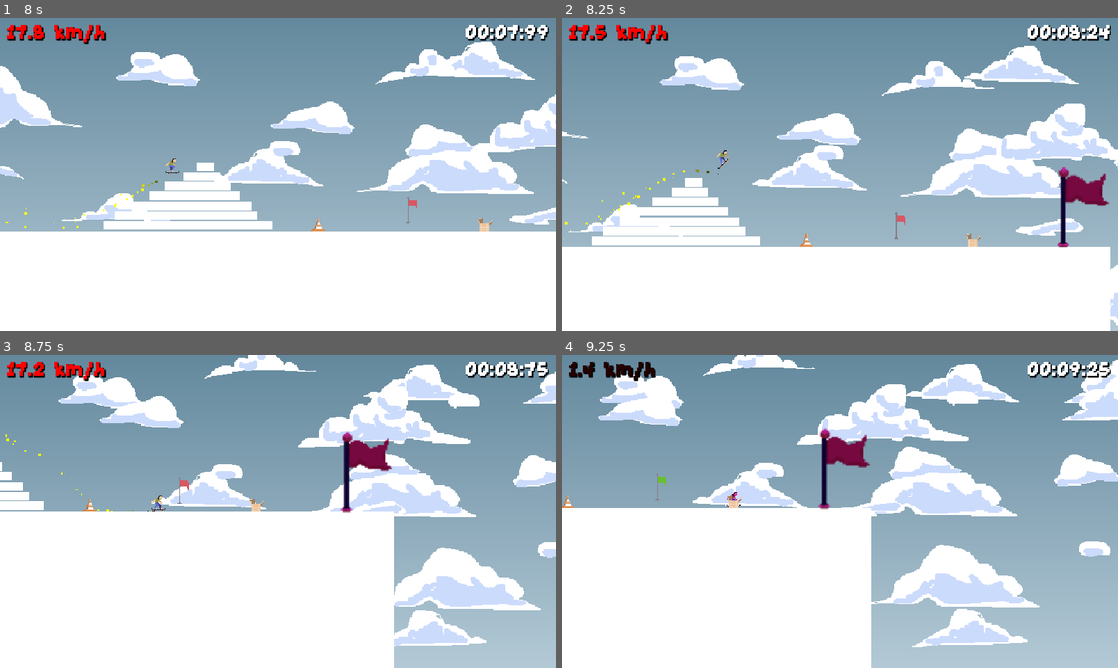
Above: before the commit, frames 1-4 (two rows, left to right).
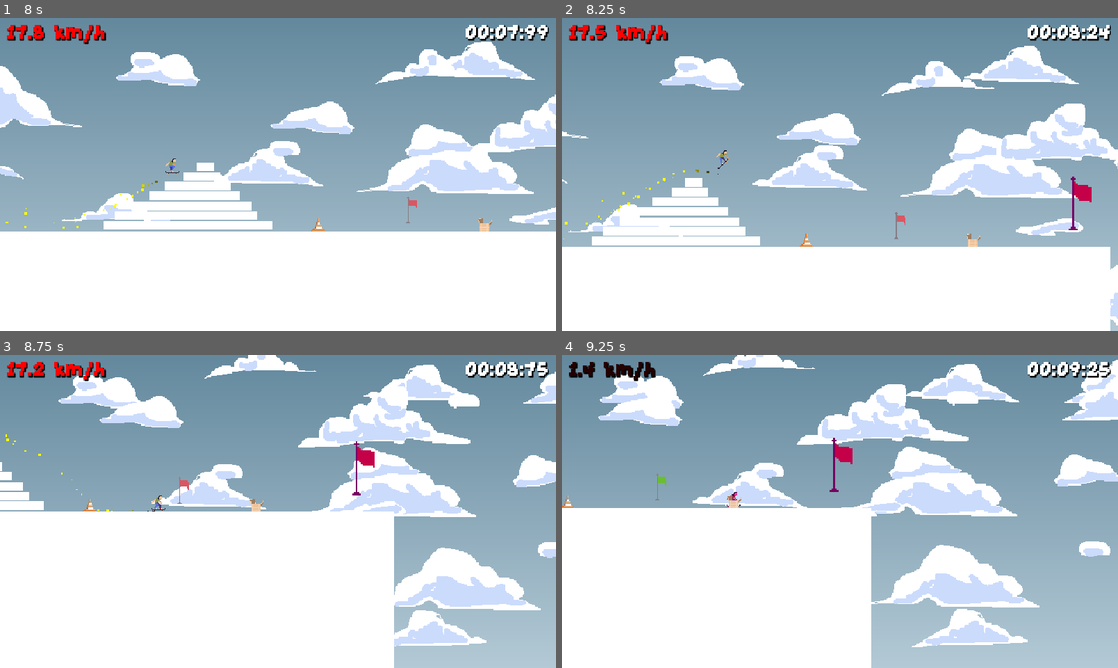
Above: after the commit, the same moments.

Repository: Minipeps/SpeedJam-8
Game: Godot game, scene res://2D/TestPlayerLevel.tscn
Two runs of this game, one before a commit and one after it. Both use one fixed random seed, a clock stepped at 60 frames per second and the inputs below. This scene is started directly instead of the project's main scene. Sound files missing from this copy of the repository are replaced by a short silence.
Inputs (mouse positions are in pixels of both pictures, inside the frame that each line leads up to):
- Up to frame 1 (8 s): tap Enter (ui_accept) at 0.5, 0.77, 1.52, 3.02, 3.77, 4.52, 6.02, 6.77, 7.52 s; move the mouse to (250, 237) at 0.52 s; hold Up (player_move_up) 0.53-2.03 s; tap C (display_end_screen_lose) every 1.5 s from 0.6 to 6.6 s; move the mouse to (444, 221) at 1.27 s; tap X (display_end_screen_win) every 1.5 s from 1.35 to 7.35 s; move the mouse to (111, 127) at 2.02 s; hold Left (player_move_left) 2.03-3.53 s; move the mouse to (305, 174) at 2.77 s; move the mouse to (194, 96) at 3.52 s; hold Down (player_move_down) 3.53-4.28 s; move the mouse to (400, 158) at 4.27 s; hold Right (player_move_right) 4.28-5.03 s; move the mouse to (166, 190) at 5.02 s; hold Up (player_move_up) 5.03-5.78 s; move the mouse to (333, 105) at 5.77 s; hold Right (player_move_right) from 5.78 s (still down); move the mouse to (250, 237) at 6.52 s; move the mouse to (444, 221) at 7.27 s
- Up to frame 2 (8.25 s): move the mouse to (673, 127) at 8.02 s; release Right (player_move_right) at 8.03 s; hold Down (player_move_down) from 8.03 s (still down); tap C (display_end_screen_lose) at 8.1 s
- Up to frame 3 (8.75 s): keep holding Down (player_move_down)
- Up to frame 4 (9.25 s): move the mouse to (867, 511) at 8.77 s; release Down (player_move_down) at 8.78 s; hold Left (player_move_left) from 8.78 s (still down); tap X (display_end_screen_win) at 8.85 s; tap Enter (ui_accept) at 9.02 s

Frame 1 is identical in both runs. In frame 2, 0.9% of the frame differs, in the area x 89-99%, y 47-74%; in frame 3, 0.9%; in frame 4, 0.9%, in the area x 46-56%, y 23-50%.

Commit message:
update end flag sprite

Diff:
--- a/Checkpoint/LevelEnd.tscn
+++ b/Checkpoint/LevelEnd.tscn
@@ -1,45 +1,38 @@
-[gd_scene load_steps=10 format=3 uid="uid://ckfyrvjhmjb7w"]
+[gd_scene load_steps=9 format=3 uid="uid://ckfyrvjhmjb7w"]
 
 [ext_resource type="Script" path="res://Checkpoint/LevelEnd.gd" id="1_mqrwa"]
-[ext_resource type="Texture2D" uid="uid://bti6yonfht3k0" path="res://Sprites/Checkpoint/Flag.png" id="2_c1ih2"]
+[ext_resource type="Texture2D" uid="uid://buyfpt4cw4kxl" path="res://Sprites/Checkpoint/redflag.png" id="2_rnx7d"]
 
-[sub_resource type="AtlasTexture" id="AtlasTexture_m0jww"]
-atlas = ExtResource("2_c1ih2")
-region = Rect2(0, 0, 60, 60)
+[sub_resource type="AtlasTexture" id="AtlasTexture_cfxte"]
+atlas = ExtResource("2_rnx7d")
+region = Rect2(0, 0, 16, 32)
 
-[sub_resource type="AtlasTexture" id="AtlasTexture_4tx6p"]
-atlas = ExtResource("2_c1ih2")
-region = Rect2(60, 0, 60, 60)
+[sub_resource type="AtlasTexture" id="AtlasTexture_pei5m"]
+atlas = ExtResource("2_rnx7d")
+region = Rect2(16, 0, 16, 32)
 
-[sub_resource type="AtlasTexture" id="AtlasTexture_boxw0"]
-atlas = ExtResource("2_c1ih2")
-region = Rect2(120, 0, 60, 60)
+[sub_resource type="AtlasTexture" id="AtlasTexture_paij6"]
+atlas = ExtResource("2_rnx7d")
+region = Rect2(32, 0, 16, 32)
 
-[sub_resource type="AtlasTexture" id="AtlasTexture_urtel"]
-atlas = ExtResource("2_c1ih2")
-region = Rect2(180, 0, 60, 60)
-
-[sub_resource type="AtlasTexture" id="AtlasTexture_gc7d2"]
-atlas = ExtResource("2_c1ih2")
-region = Rect2(240, 0, 60, 60)
+[sub_resource type="AtlasTexture" id="AtlasTexture_f3dom"]
+atlas = ExtResource("2_rnx7d")
+region = Rect2(48, 0, 16, 32)
 
 [sub_resource type="SpriteFrames" id="SpriteFrames_mlrg1"]
 animations = [{
 "frames": [{
 "duration": 1.0,
-"texture": SubResource("AtlasTexture_m0jww")
+"texture": SubResource("AtlasTexture_cfxte")
 }, {
 "duration": 1.0,
-"texture": SubResource("AtlasTexture_4tx6p")
+"texture": SubResource("AtlasTexture_pei5m")
 }, {
 "duration": 1.0,
-"texture": SubResource("AtlasTexture_boxw0")
+"texture": SubResource("AtlasTexture_paij6")
 }, {
 "duration": 1.0,
-"texture": SubResource("AtlasTexture_urtel")
-}, {
-"duration": 1.0,
-"texture": SubResource("AtlasTexture_gc7d2")
+"texture": SubResource("AtlasTexture_f3dom")
 }],
 "loop": true,
 "name": &"default",
@@ -47,21 +40,22 @@
 }]
 
 [sub_resource type="RectangleShape2D" id="RectangleShape2D_lug7c"]
-size = Vector2(54, 102)
+size = Vector2(27, 62)
 
 [node name="LevelEnd" type="Node2D"]
 script = ExtResource("1_mqrwa")
 
 [node name="AnimatedSprite2D" type="AnimatedSprite2D" parent="."]
-modulate = Color(0.768627, 0.137255, 1, 1)
-position = Vector2(17, 0)
-scale = Vector2(1.83333, 1.83333)
+modulate = Color(0.902656, 0.000117247, 0.732925, 1)
+texture_filter = 1
+scale = Vector2(2, 2)
 sprite_frames = SubResource("SpriteFrames_mlrg1")
 
 [node name="Area2D" type="Area2D" parent="."]
 collision_layer = 4
 
 [node name="CollisionShape2D" type="CollisionShape2D" parent="Area2D"]
+position = Vector2(-3.5, 1)
 shape = SubResource("RectangleShape2D_lug7c")
 
 [connection signal="body_entered" from="Area2D" to="." method="_on_area_2d_body_entered"]
